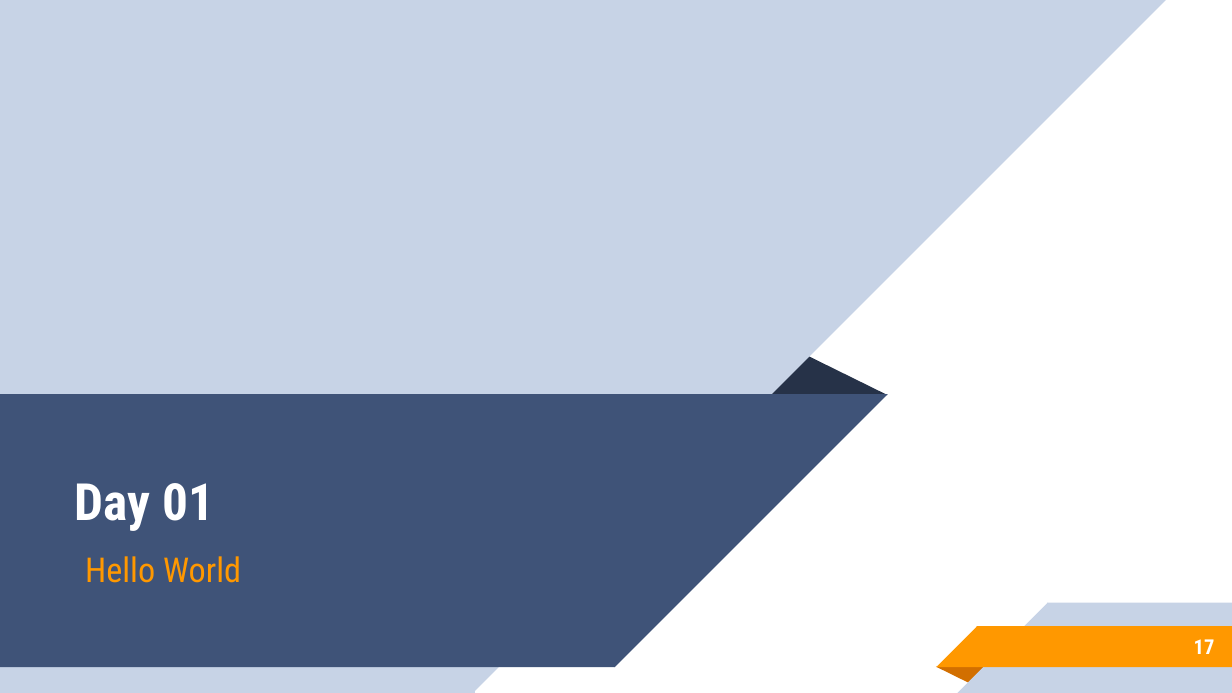
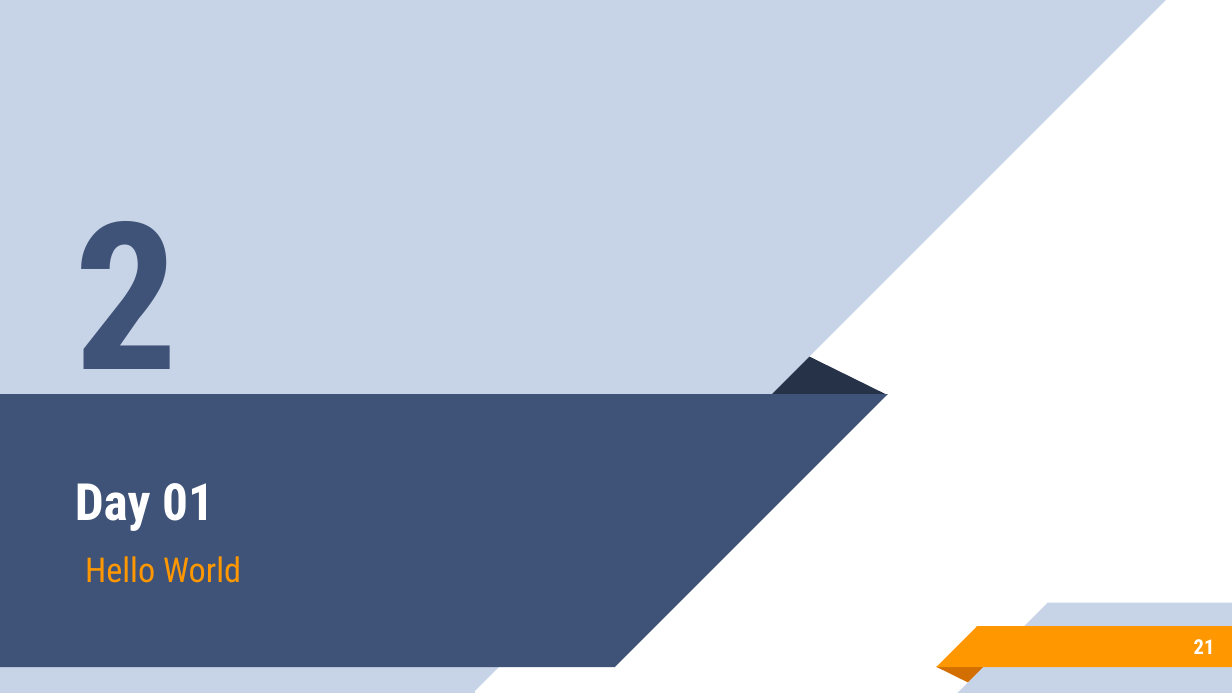
Before and after one commit to aronipurwanto/materi-xa, a slide deck: slide 21 of java-logic/Slide-Java-Logic-01.pptx (slide 17 before the commit). Drawn at 1232x693 pixels with LibreOffice and Linux fonts; fonts in the diff are those of the drawing. Boxes give left, top, right and bottom in pixels: in the first picture for what was removed or moved away, otherwise in the second. Text is boxed around its words. In the diff, an @@ line names an element or a change of style, - is before the commit and + after.

```diff
--- a/java-logic/Slide-Java-Logic-01.pptx
+++ b/java-logic/Slide-Java-Logic-01.pptx
@@ text added at [75, 221, 179, 415], 120 pt, text #3F5378, bold @@
+2
@@ page number at [1194, 639, 1215, 654]: text changed @@
-17
+21
```
Also in this commit, not shown: 1 other slide changed, 9 slides added, 28 slides removed, 2 other files.
